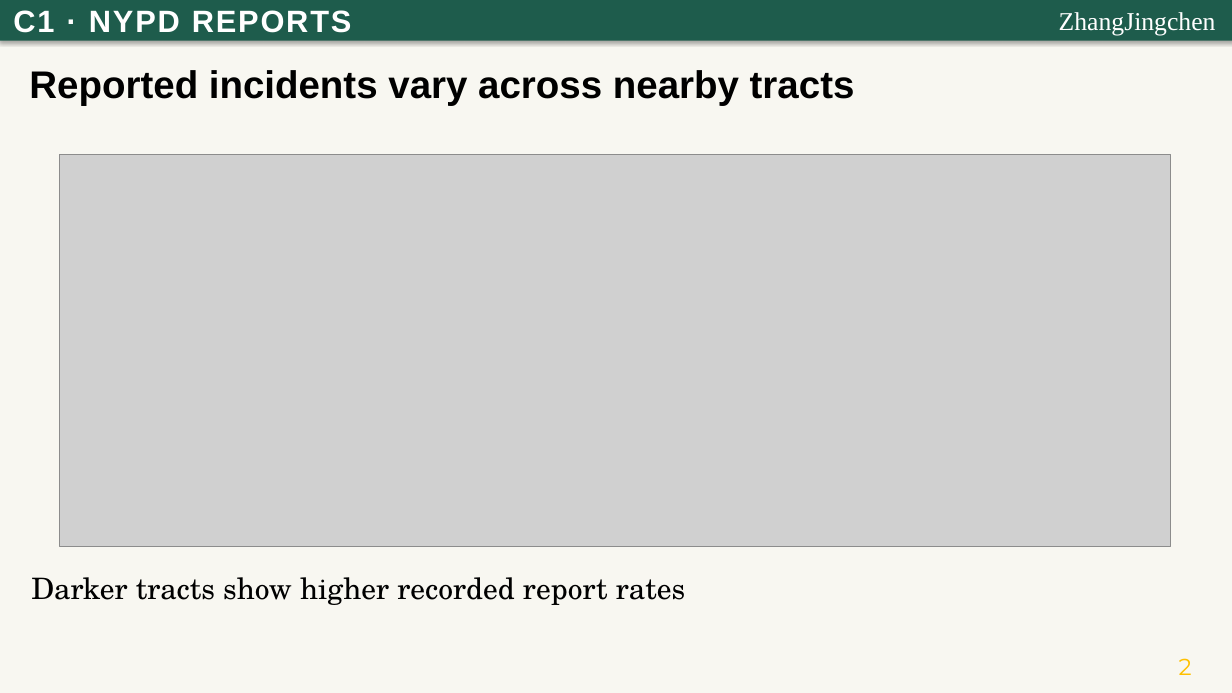
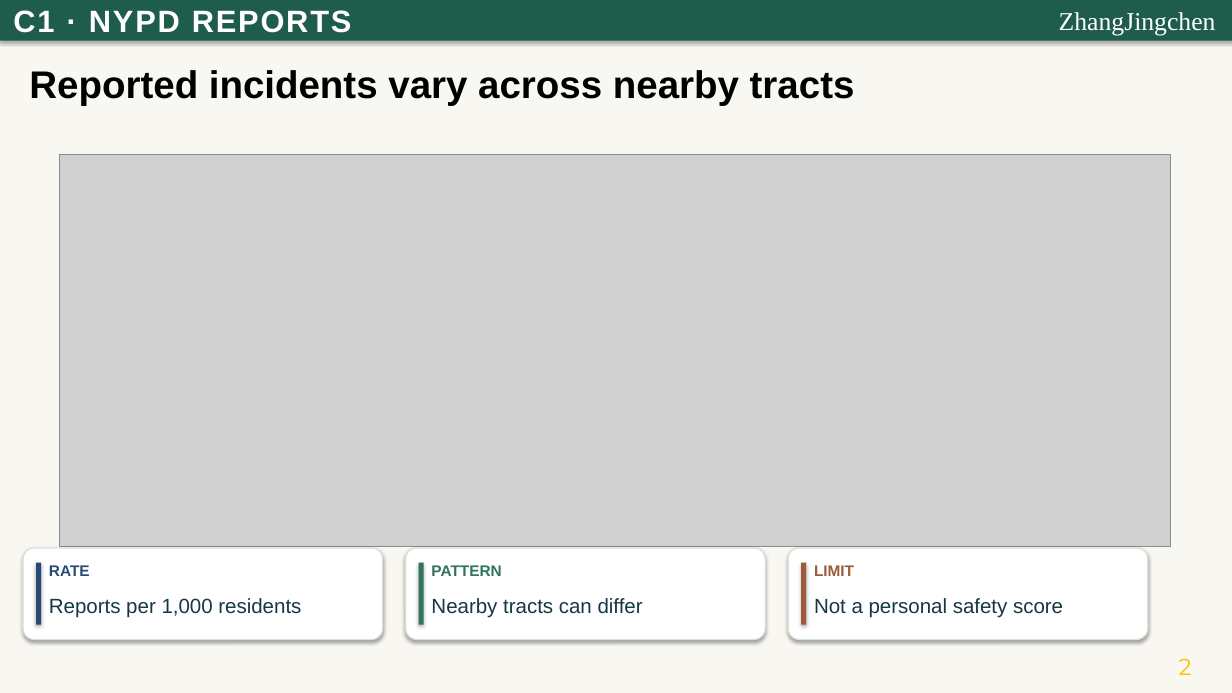
Before and after one commit to Rinnnnk/DS4073-26Fall-GroupProject, a slide deck: slide 2 of module_C/Part_C_Presentation.pptx. Drawn at 1232x693 pixels with LibreOffice and Linux fonts; fonts in the diff are those of the drawing; grey boxes stand for pictures. Boxes give left, top, right and bottom in pixels: in the first picture for what was removed or moved away, otherwise in the second. Text is boxed around its words. In the diff, an @@ line names an element or a change of style, - is before the commit and + after.

```diff
--- a/module_C/Part_C_Presentation.pptx
+++ b/module_C/Part_C_Presentation.pptx
@@ rounded rectangle added at [23,548,383,640], fill #FFFFFF, outline #D8E3DD 1 pt @@
@@ rectangle added at [36,563,42,625], fill #284B75 @@
@@ text added at [49,565,90,576], 12 pt, text #284B75, bold @@
+RATE
@@ rounded rectangle added at [406,548,765,640], fill #FFFFFF, outline #D8E3DD 1 pt @@
@@ rectangle added at [419,563,424,625], fill #2F755D @@
@@ text added at [431,565,501,576], 12 pt, text #2F755D, bold @@
+PATTERN
@@ rounded rectangle added at [788,548,1148,640], fill #FFFFFF, outline #D8E3DD 1 pt @@
@@ rectangle added at [801,563,807,625], fill #9A5A3B @@
@@ text added at [814,565,854,576], 12 pt, text #9A5A3B, bold @@
+LIMIT
@@ text removed at [31,577,685,605] @@
-Darker tracts show higher recorded report rates
@@ text added at [49,598,301,618], 16 pt, text #173743 @@
+Reports per 1,000 residents
@@ text added at [431,598,643,618], 16 pt, text #173743 @@
+Nearby tracts can differ
@@ text added at [814,598,1063,618], 16 pt, text #173743 @@
+Not a personal safety score
```
Also in this commit, not shown: 4 other slides changed, 1 other file.
